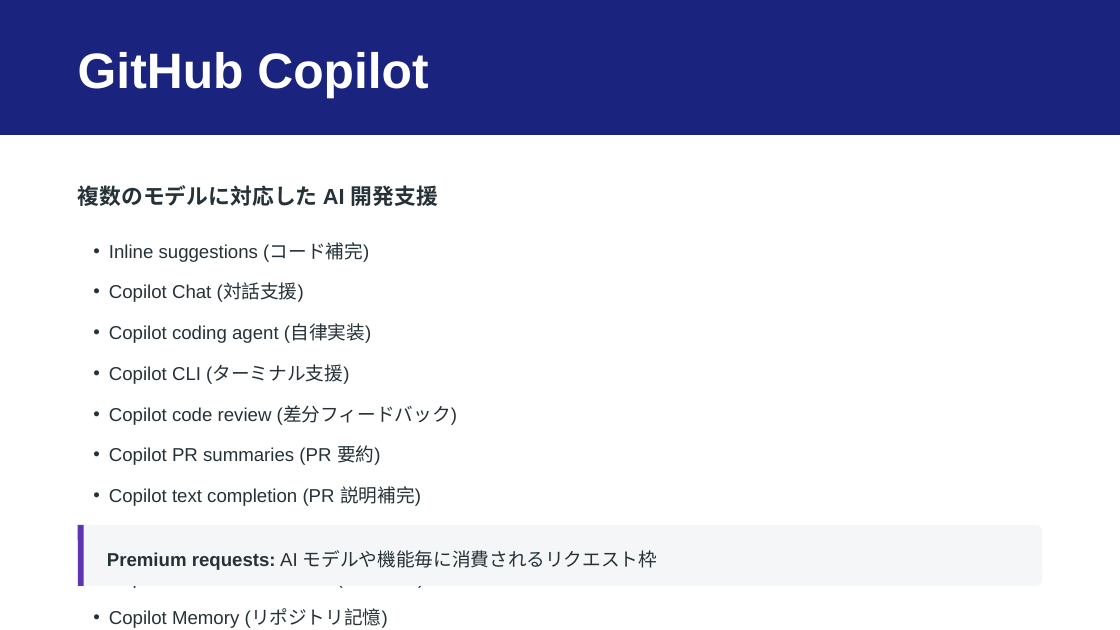
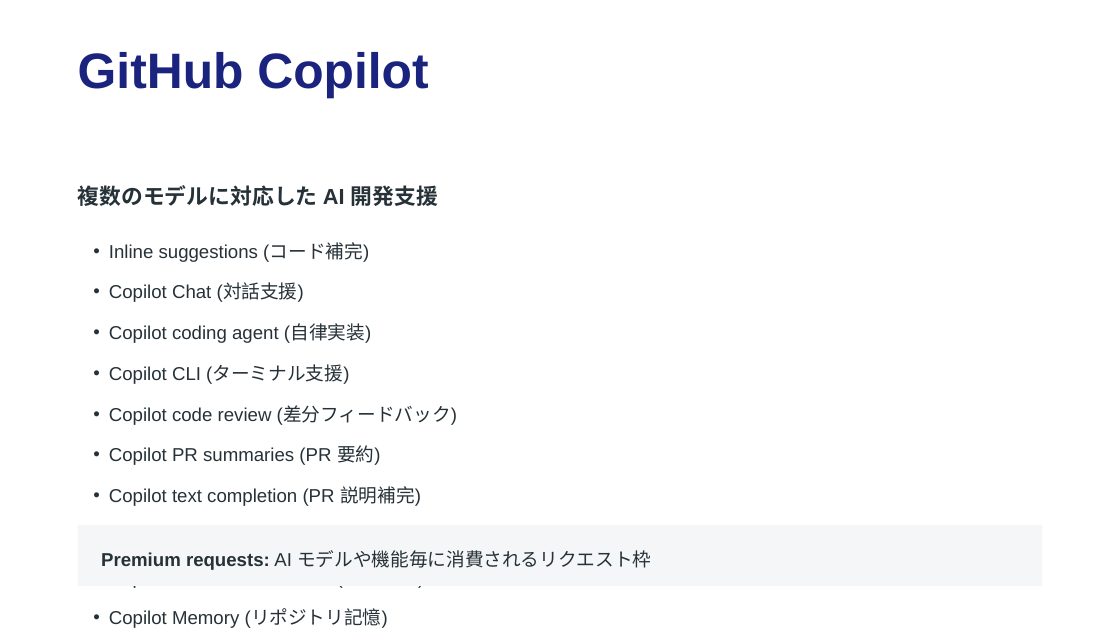
Before and after one commit to dceoy/text-to-slides-lab, a slide deck: slide 10 of workspace/github-actions-copilot.pptx. Drawn at 1120x630 pixels with LibreOffice and Linux fonts; fonts in the diff are those of the drawing. Boxes give left, top, right and bottom in pixels: in the first picture for what was removed or moved away, otherwise in the second. Text is boxed around its words. In the diff, an @@ line names an element or a change of style, - is before the commit and + after.

```diff
--- a/workspace/github-actions-copilot.pptx
+++ b/workspace/github-actions-copilot.pptx
@@ rectangle removed at (x1=0, y1=0, x2=1120, y2=134) @@
@@ text "GitHub Copilot" at (x1=78, y1=52, x2=428, y2=99): text colour #FFFFFF to #1A237E @@
@@ rectangle at (x1=77, y1=525, x2=1042, y2=586): rounded rectangle to rectangle @@
@@ line removed from (81, 525) to (81, 586) @@
@@ text "Premium requests: AI モデルや機能毎に消費されるリクエスト枠" moved from (x1=107, y1=550, x2=657, y2=570) to (x1=101, y1=550, x2=651, y2=570) @@
```
Also in this commit, not shown: 13 other slides changed, 16 other files.
